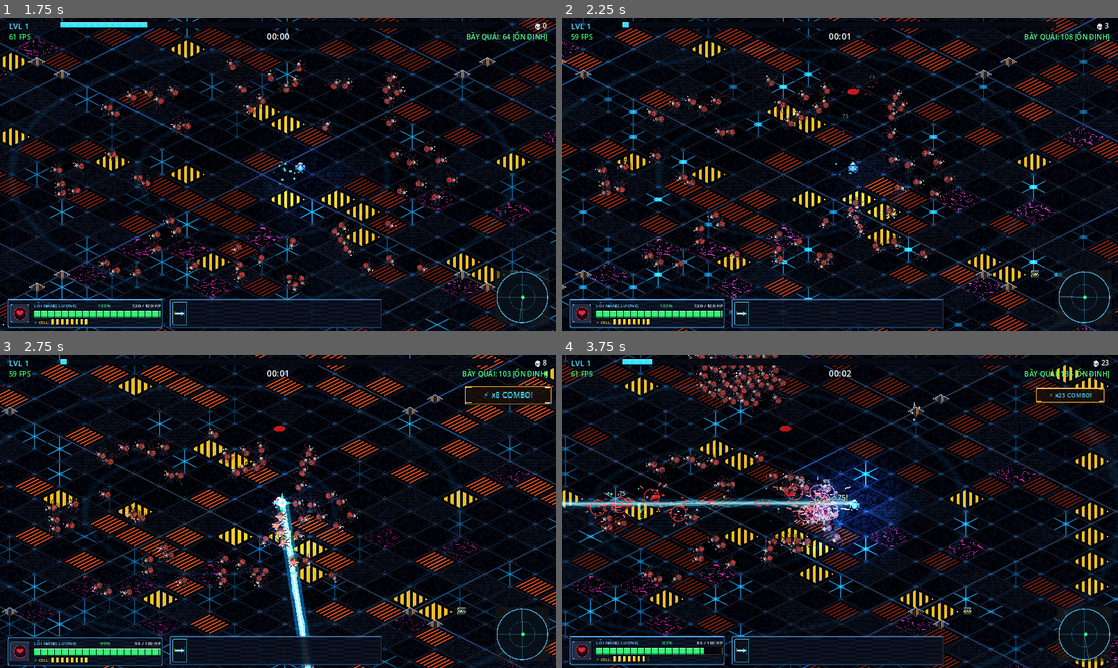
Above: before the commit, frames 1-4 (two rows, left to right).
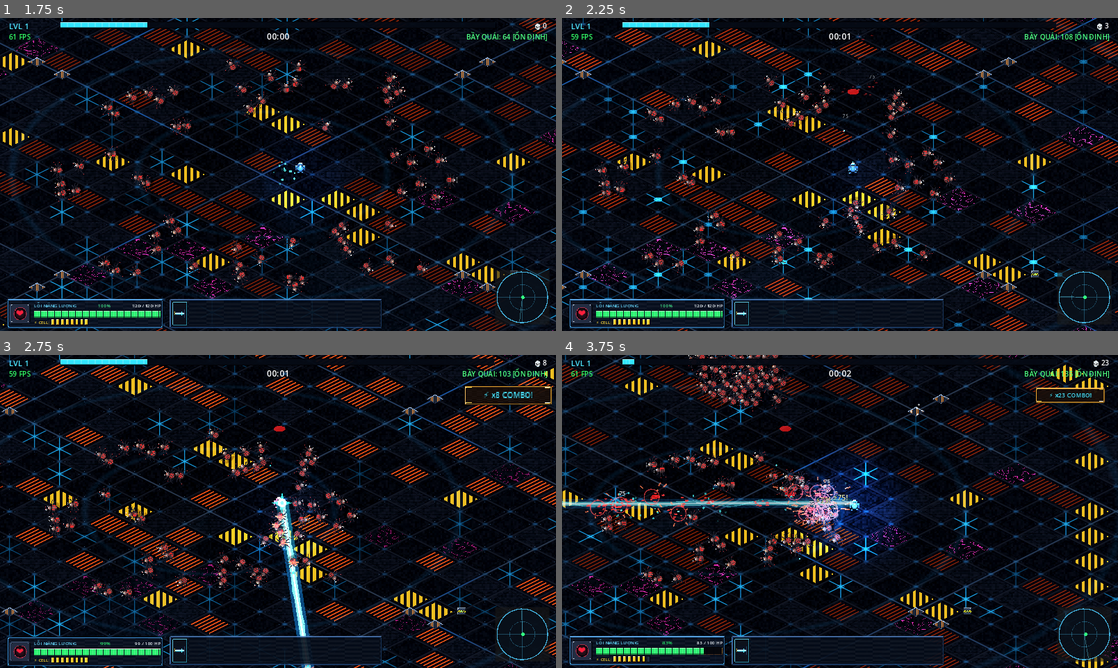
Above: after the commit, the same moments.

Repository: JeffNa1/isometric-swarm
Game: Godot game, scene res://scenes/ui/main_menu.tscn
The game is run twice, just before and just after one commit, with the same random seed, the same clock (stepped at 60 frames per second) and the same inputs.
Inputs (mouse positions are in pixels of both pictures, inside the frame that each line leads up to):
- Up to frame 1 (1.75 s): click (133, 108) at 0.5 s; move the mouse to (400, 158) at 1.27 s; hold D (move_right) from 1.28 s (still down); click (400, 158) at 1.42 s
- Up to frame 2 (2.25 s): release D (move_right) at 2 s; drag from (728, 190) to (862, 140) at 2.02 s
- Up to frame 3 (2.75 s): no input
- Up to frame 4 (3.75 s): move the mouse to (895, 442) at 2.77 s; hold D (move_right) 2.78-3.5 s; drag from (812, 574) to (673, 464) at 3.52 s

Frame 1 is identical in both runs. In frame 2, 0.3% of the frame differs, in the area x 12-53%, y 1-51%; in frame 3, 0.3%; in frame 4, 0.3%.

Commit message:
feat(gem): cluster proximity merge into large multi-tier gems; nerf pickup radius by 65%

Diff:
--- a/scripts/gem.gd
+++ b/scripts/gem.gd
@@ -5,8 +5,8 @@
 
 var target: Node2D = null
 var speed: float = 0.0
-var max_speed: float = 1350.0
-var acceleration: float = 2400.0
+var max_speed: float = 750.0
+var acceleration: float = 1600.0
 var bob_offset: float = 0.0
 var time_alive: float = 0.0
 var swirl_offset: Vector2 = Vector2.ZERO
@@ -36,6 +36,40 @@
 			sound_mgr = cur.get_node_or_null("SoundManager")
 			particle_mgr = cur.get_node_or_null("ParticleManager")
 
+func get_tier_info() -> Dictionary:
+	if is_super_gem or xp_value >= 80:
+		return {
+			"scale": 2.0,
+			"color": Color(3.8, 2.8, 0.5, 1.0), # Tier 4: Radiant Supernova Gold
+			"shadow_size": 11.0,
+			"halo_size": 6.0,
+			"sound_chest": true
+		}
+	elif xp_value >= 25:
+		return {
+			"scale": 1.6,
+			"color": Color(2.6, 0.5, 3.8, 1.0), # Tier 3: Radiant Amethyst Violet
+			"shadow_size": 9.0,
+			"halo_size": 4.6,
+			"sound_chest": false
+		}
+	elif xp_value >= 8:
+		return {
+			"scale": 1.3,
+			"color": Color(0.3, 2.6, 4.0, 1.0), # Tier 2: Electric Sapphire Cyan
+			"shadow_size": 7.5,
+			"halo_size": 3.4,
+			"sound_chest": false
+		}
+	else:
+		return {
+			"scale": 1.0,
+			"color": Color(0.4, 3.2, 1.2, 1.0), # Tier 1: Radiant Emerald Green
+			"shadow_size": 6.0,
+			"halo_size": 2.2,
+			"sound_chest": false
+		}
+
 func _process(delta: float) -> void:
 	# If untargeted, check distance to player
 	if not target:
@@ -46,7 +80,7 @@
 
 		var dist_sq = global_position.distance_squared_to(player_ref.global_position)
 		var rad = player_ref.get("pickup_radius")
-		if rad == null: rad = 140.0
+		if rad == null: rad = 48.0
 		var rad_sq = rad * rad
 
 		# Off-screen culling for gems: If gem is > 950px away, skip bobbing redraw!
@@ -58,9 +92,9 @@
 
 		if dist_sq < rad_sq:
 			target = player_ref
-			speed = 180.0
+			speed = 120.0
 			var perp = (player_ref.global_position - global_position).orthogonal().normalized()
-			swirl_offset = perp * randf_range(-40.0, 40.0)
+			swirl_offset = perp * randf_range(-30.0, 30.0)
 
 		queue_redraw()
 		return
@@ -77,14 +111,14 @@
 		if global_position.distance_to(target.global_position) < 28.0:
 			if target.has_method("add_xp"):
 				target.add_xp(xp_value)
+			var tier = get_tier_info()
 			if sound_mgr:
-				if is_super_gem and sound_mgr.has_method("play_chest"):
+				if tier.sound_chest and sound_mgr.has_method("play_chest"):
 					sound_mgr.play_chest()
 				elif sound_mgr.has_method("play_gem_pickup"):
 					sound_mgr.play_gem_pickup()
 			if particle_mgr:
-				var p_col = Color(3.5, 2.5, 0.5, 1.0) if is_super_gem else Color(0.4, 3.2, 1.2, 1.0)
-				particle_mgr.spawn_sparks(target.global_position + Vector2(0, -18), p_col, 4)
+				particle_mgr.spawn_sparks(target.global_position + Vector2(0, -18), tier.color, 4 + int(tier.scale * 3))
 			queue_free()
 			return
 
@@ -93,26 +127,25 @@
 func attract_to(new_target: Node2D) -> void:
 	if not target:
 		target = new_target
-		speed = 140.0
+		speed = 120.0
 
 func _draw() -> void:
+	var tier = get_tier_info()
+	var t_scale: float = tier.scale
+	var t_col: Color = tier.color
+
 	# Ground shadow (isometric ellipse on floor)
 	draw_set_transform(Vector2.ZERO, 0.0, Vector2(1.0, 0.5))
-	var shadow_scale = 1.0 - (bob_offset * 0.05)
-	var shadow_size = 8.5 if is_super_gem else 6.0
-	draw_circle(Vector2.ZERO, shadow_size * shadow_scale, Color(0.0, 0.0, 0.0, 0.45))
+	var shadow_scale = (1.0 - (bob_offset * 0.05)) * t_scale
+	draw_circle(Vector2.ZERO, tier.shadow_size * shadow_scale, Color(0.0, 0.0, 0.0, 0.45))
 	draw_set_transform(Vector2.ZERO, 0.0, Vector2.ONE)
 
 	# Hovering Faceted 3D Diamond Crystal
 	if gem_tex:
-		var draw_pos = Vector2(-12.0, -18.0 + bob_offset)
-		if is_super_gem:
-			# Super Gem: Golden halo & larger scale
-			draw_set_transform(Vector2.ZERO, 0.0, Vector2(1.4, 1.4))
-			draw_texture(gem_tex, draw_pos, Color(2.0, 1.5, 0.3, 1.0))
-			draw_circle(Vector2(0, -8.0 + bob_offset), 4.5, Color(3.5, 2.5, 0.5, 0.85))
-			draw_set_transform(Vector2.ZERO, 0.0, Vector2.ONE)
-		else:
-			draw_texture(gem_tex, draw_pos)
-			var pulse = 0.8 + 0.3 * sin(time_alive * 7.0)
-			draw_circle(Vector2(0, -8.0 + bob_offset), 2.2, Color(0.4 * pulse, 3.2 * pulse, 1.2 * pulse, 0.95))
+		draw_set_transform(Vector2.ZERO, 0.0, Vector2(t_scale, t_scale))
+		draw_texture(gem_tex, Vector2(-12.0, -18.0 + bob_offset), t_col)
+
+		var pulse = 0.8 + 0.3 * sin(time_alive * 7.0)
+		var center_glow = Vector2(0, -8.0 + bob_offset)
+		draw_circle(center_glow, tier.halo_size, t_col * pulse)
+		draw_set_transform(Vector2.ZERO, 0.0, Vector2.ONE)
--- a/scripts/main.gd
+++ b/scripts/main.gd
@@ -283,21 +283,47 @@
 
 	# Spawn physical XP Gem (Drop chance 30% for fodder, 100% for bosses)
 	if randf() < 0.30 or is_boss:
-		if active_gems.size() >= 300 and not is_boss:
-			# Vampire Survivors gem consolidation: upgrade an existing gem instead of creating new node
-			var target_gem = active_gems[randi() % active_gems.size()]
-			if is_instance_valid(target_gem):
-				target_gem.xp_value += xp_val
-				target_gem.is_super_gem = true
-				target_gem.queue_redraw()
-		else:
-			var gem = GemScene.instantiate()
-			gem.xp_value = xp_val
-			gem.is_super_gem = is_boss
-			gem.global_position = pos
-			active_gems.append(gem)
-			gem.tree_exited.connect(func(): active_gems.erase(gem))
-			entities_container.call_deferred("add_child", gem)
+		var merged = false
+		if not is_boss and not active_gems.is_empty():
+			# 1. Proximity Cluster Consolidation: Merge into nearby stationary gem (within 75px)
+			for g in active_gems:
+				if is_instance_valid(g) and g.target == null:
+					if g.global_position.distance_squared_to(pos) <= 5625.0: # 75px * 75px
+						g.xp_value += xp_val
+						g.queue_redraw()
+						merged = true
+						break
+
+		if not merged:
+			# 2. Global Gem Cap (Max 90 gems on field): Merge into closest gem if cap reached
+			if active_gems.size() >= 90 and not is_boss:
+				var best_gem: Node2D = null
+				var best_dist_sq: float = INF
+				for g in active_gems:
+					if is_instance_valid(g) and g.target == null:
+						var d_sq = g.global_position.distance_squared_to(pos)
+						if d_sq < best_dist_sq:
+							best_dist_sq = d_sq
+							best_gem = g
+				if best_gem:
+					best_gem.xp_value += xp_val
+					best_gem.queue_redraw()
+				else:
+					var gem = GemScene.instantiate()
+					gem.xp_value = xp_val
+					gem.is_super_gem = is_boss
+					gem.global_position = pos
+					active_gems.append(gem)
+					gem.tree_exited.connect(func(): active_gems.erase(gem))
+					entities_container.call_deferred("add_child", gem)
+			else:
+				var gem = GemScene.instantiate()
+				gem.xp_value = xp_val
+				gem.is_super_gem = is_boss
+				gem.global_position = pos
+				active_gems.append(gem)
+				gem.tree_exited.connect(func(): active_gems.erase(gem))
+				entities_container.call_deferred("add_child", gem)
 
 func _trigger_combo_announcement(streak: int) -> void:
 	var title = "🔥 %d COMBO!" % streak
--- a/scripts/player.gd
+++ b/scripts/player.gd
@@ -13,7 +13,7 @@
 
 var current_health: float = 100.0
 var move_speed: float = 250.0
-var pickup_radius: float = 140.0
+var pickup_radius: float = 48.0
 
 var xp: int = 0
 var level: int = 1
@@ -321,7 +321,7 @@
 			move_speed += 35.0
 		"magnet":
 			passive_levels["magnet"] = min(5, passive_levels["magnet"] + 1)
-			pickup_radius += 65.0
+			pickup_radius += 18.0
 		"amp":
 			passive_levels["amp"] = min(5, passive_levels["amp"] + 1)
 			if railgun_weapon: railgun_weapon.upgrade_damage(1.2)
